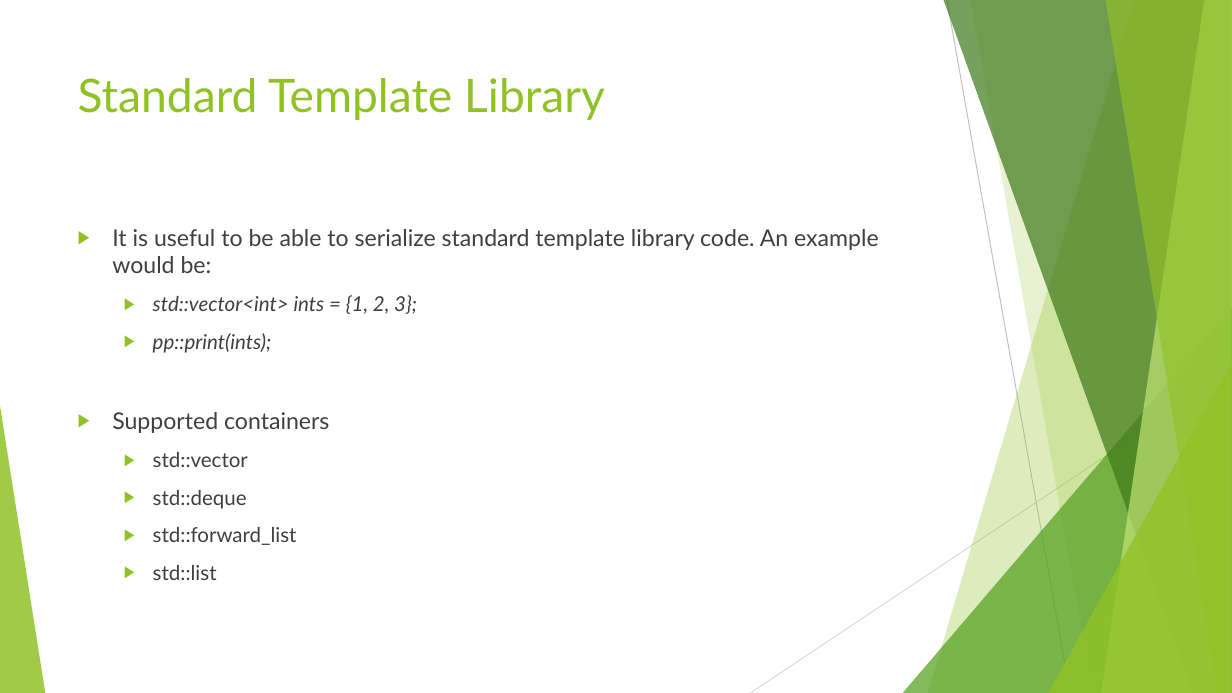
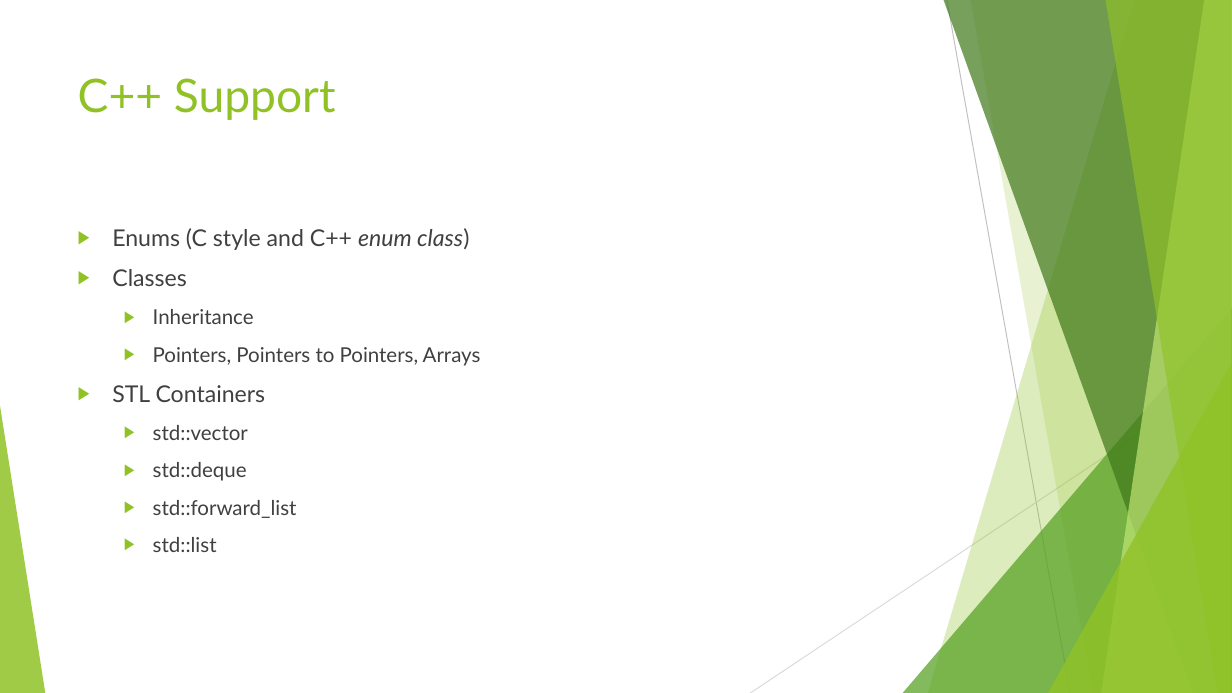
Before and after one commit to CaptainSeagull/Preprocessor-Honours, a slide deck: slide 7 of presentation.pptx (slide 11 before the commit). Drawn at 1232x693 pixels with LibreOffice and Linux fonts; fonts in the diff are those of the drawing. Boxes give left, top, right and bottom in pixels: in the first picture for what was removed or moved away, otherwise in the second. Text is boxed around its words. In the diff, an @@ line names an element or a change of style, - is before the commit and + after.

```diff
--- a/presentation.pptx
+++ b/presentation.pptx
@@ title at (x1=78, y1=78, x2=336, y2=120): text changed @@
-Standard Template Library
+C++ Support
@@ text at (x1=112, y1=228, x2=481, y2=402): text changed @@
-▶ It is useful to be able to serialize standard template library code. An example would be:
-  ▶ std::vector<int> ints = {1, 2, 3};
-  ▶ pp::print(ints);
-▶ Supported containers
+▶ Enums (C style and C++ enum class)
+▶ Classes
+  ▶ Inheritance
+  ▶ Pointers, Pointers to Pointers, Arrays
+▶ STL Containers
```
Also in this commit, not shown: 4 other slides changed, 1 slide added, 5 slides removed.
